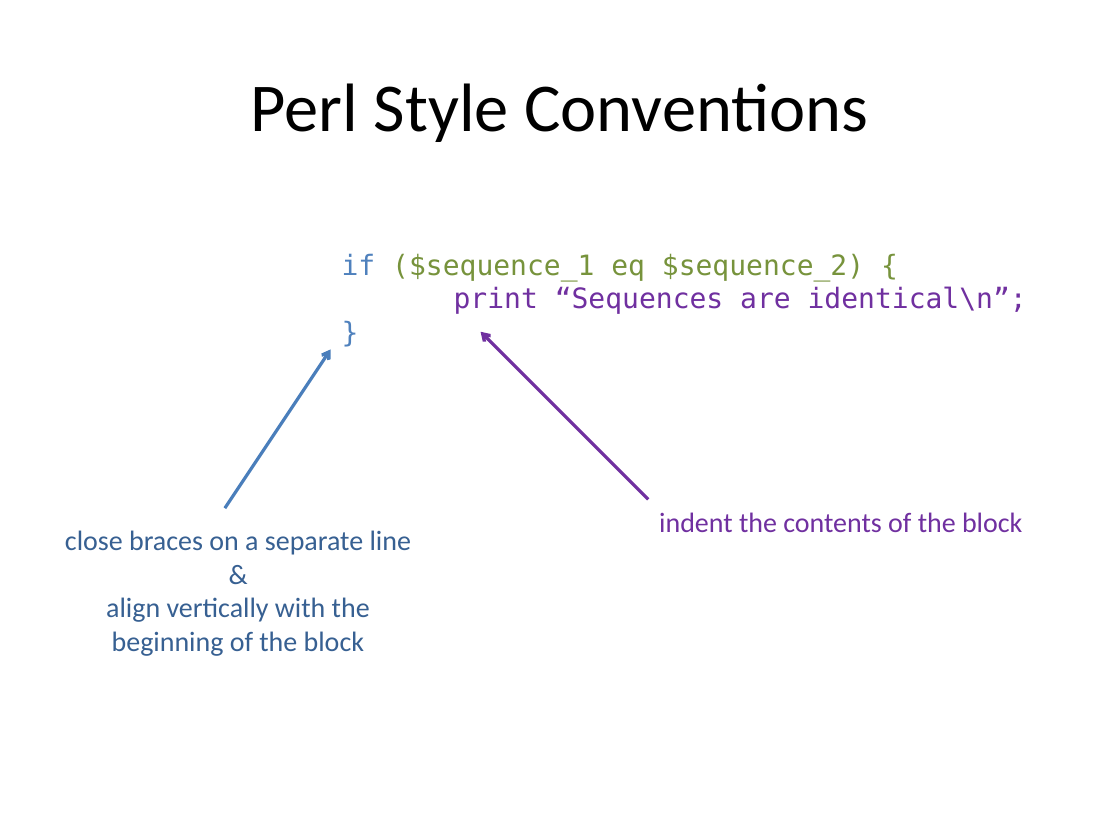
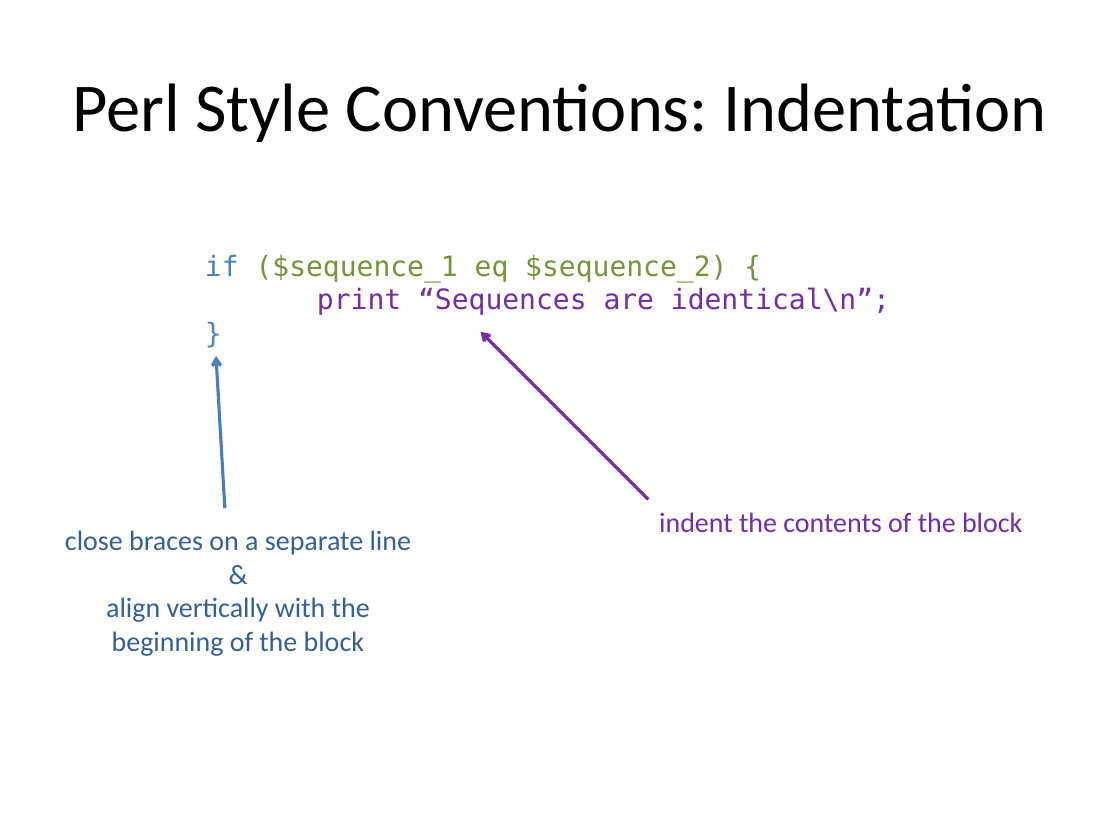
Before and after one commit to kbseah/perlcourse2017, a slide deck: slide 72 of Day1-1_JWI/Day1_intro_scalars_regex.pptx (slide 71 before the commit). Drawn at 1120x840 pixels with LibreOffice and Linux fonts; fonts in the diff are those of the drawing. Boxes give left, top, right and bottom in pixels: in the first picture for what was removed or moved away, otherwise in the second. Text is boxed around its words. In the diff, an @@ line names an element or a change of style, - is before the commit and + after.

```diff
--- a/Day1-1_JWI/Day1_intro_scalars_regex.pptx
+++ b/Day1-1_JWI/Day1_intro_scalars_regex.pptx
@@ title at box(72, 83, 1046, 142): text changed @@
-Perl Style Conventions
+Perl Style Conventions: Indentation
@@ text "if ($sequence_1 eq $sequence_2) {": place and size @@
-text "if ($sequence_1 eq $sequence_2) {" at box(342, 253, 1027, 314)
+text "if ($sequence_1 eq $sequence_2) {" at box(205, 254, 890, 315)
@@ arrow moved from (225, 508) - (330, 349) to (225, 508) - (216, 356) @@
```
Also in this commit, not shown: 14 other slides changed, 7 slides added, 1 slide removed, 1 other file.
